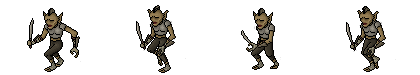
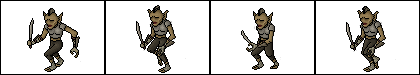
Layer changes from the first (420, 75) image to the second:
showed "Capa 25" over (0, 0, 420, 75)
